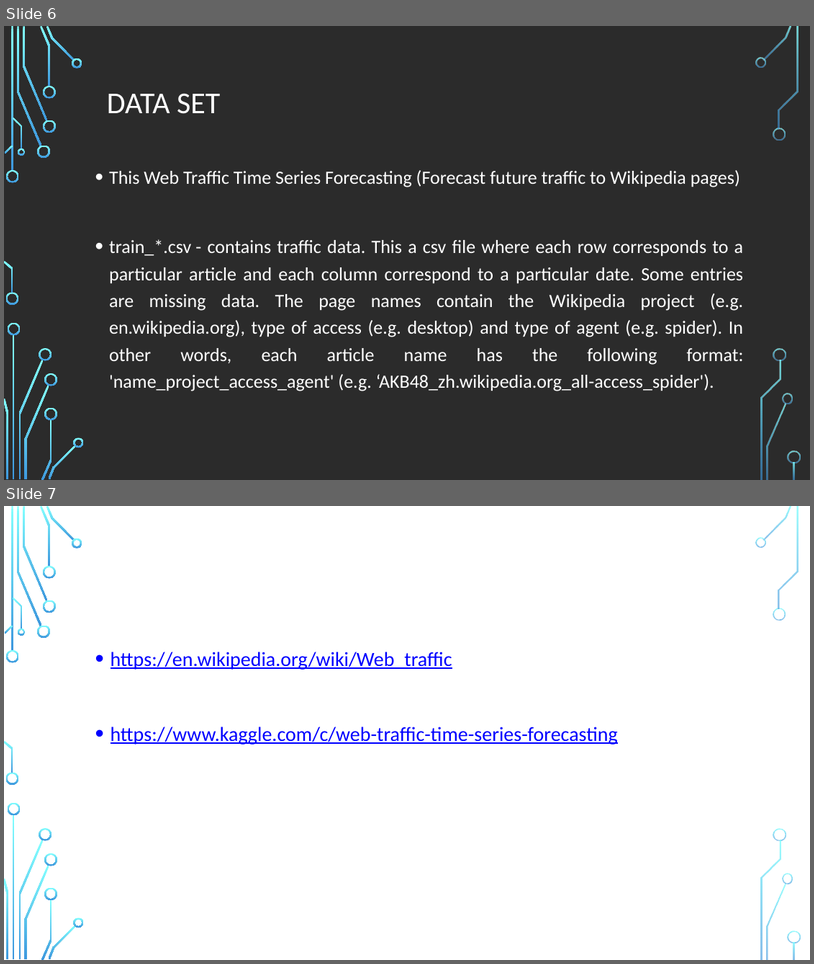
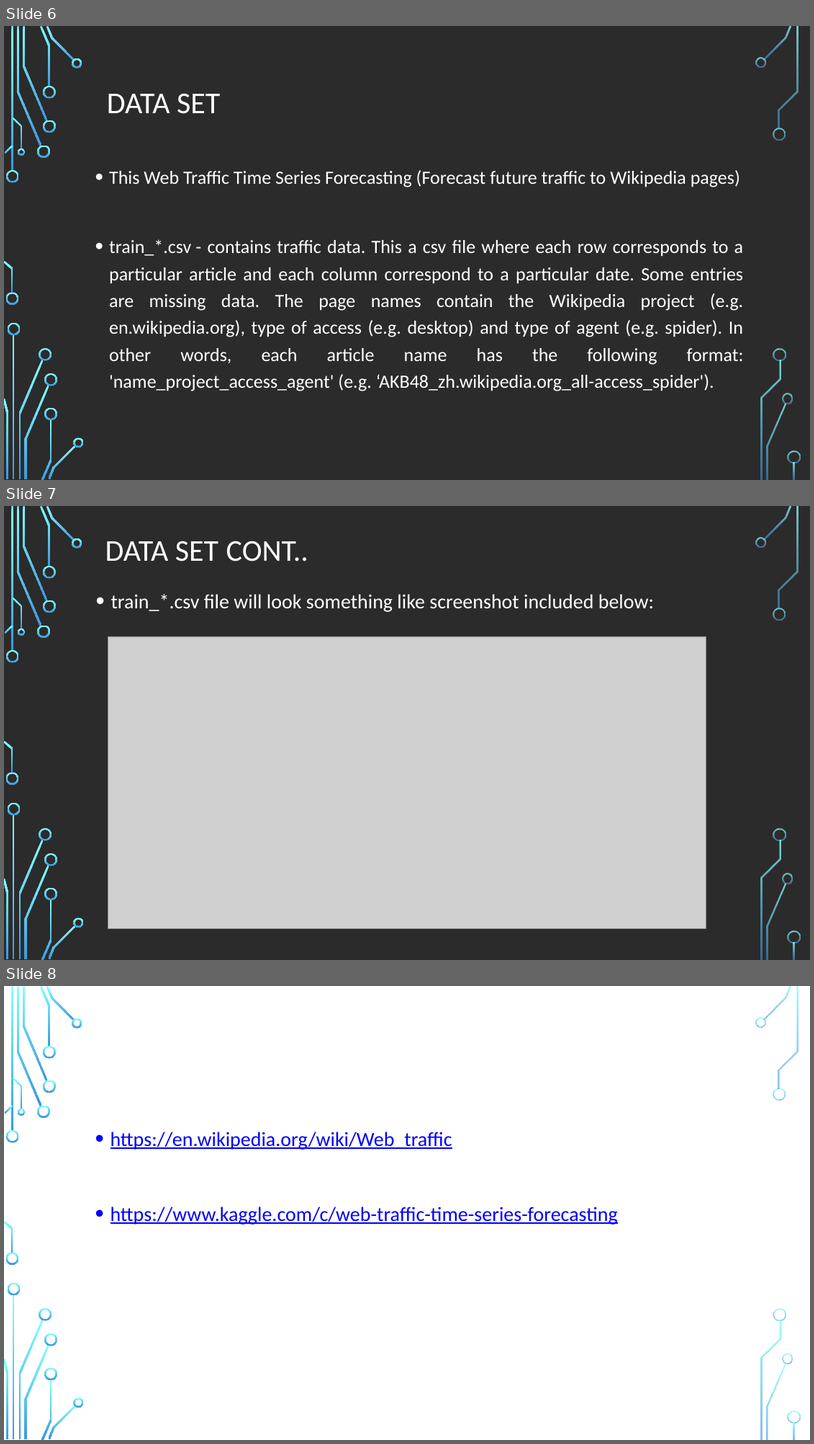
Before and after one commit to SnehaMishra28/Python-DeepLearning_Fall2018, a slide deck: Project/Document/WebTrafficPrediction_PythonDeepLearning.pptx. Shown one above the other, each under a label of ours: slides 6 and 7 before the commit, slides 6, 7 and 8 after it. The pictures are 814x964 and 814x1444 pixels, drawn with LibreOffice and Linux fonts; fonts in the diff are those of the drawing; grey boxes stand for pictures; background and template pictures are left out; a plain dark background stands for a picture behind light text. Boxes give left, top, right and bottom in pixels: in the first picture for what was removed or moved away, otherwise in the second. Text is boxed around its words. In the diff, an @@ line names an element or a change of style, - is before the commit and + after.

```diff
--- a/Project/Document/WebTrafficPrediction_PythonDeepLearning.pptx
+++ b/Project/Document/WebTrafficPrediction_PythonDeepLearning.pptx
@@ slide 7 added at (x1=4, y1=506, x2=810, y2=960), background picture (left out); not listed: 36 template elements that a slide beside it also shows @@
@@ title added at (x1=106, y1=541, x2=309, y2=561), 36 pt, text #FFFFFF @@
+DATA SET CONT..
@@ text added at (x1=111, y1=594, x2=654, y2=612), 24 pt, text #FFFFFF @@
+• train_*.csv file will look something like screenshot included below:
@@ picture added at (x1=108, y1=636, x2=706, y2=928) @@
@@ what was slide 7 is now slide 8 @@
```
Also in this commit, not shown: 2 other files.
